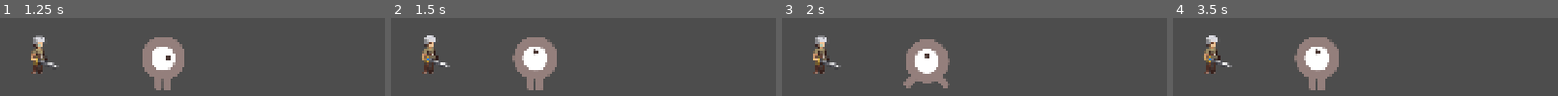
Above: before the commit, frames 1-4 (left to right).
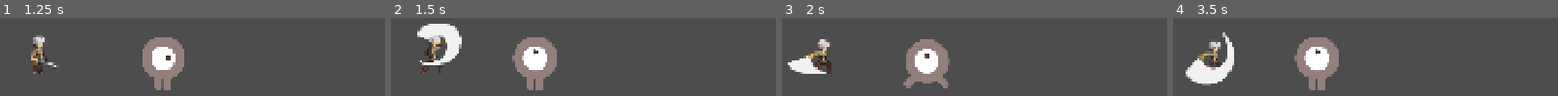
Above: after the commit, the same moments.

Repository: BMB994/AppointedHero
Game: Godot game, scene res://main.tscn
The game is run twice, just before and just after one commit, with the same random seed, the same clock (stepped at 60 frames per second) and the same inputs.
Inputs:
- Up to frame 1 (1.25 s): no input
- Up to frame 2 (1.5 s): no input
- Up to frame 3 (2 s): no input
- Up to frame 4 (3.5 s): no input

Frame 1 is identical in both runs. In frame 2, 4.6% of the frame differs, in the area x 6-19%, y 7-72%; in frame 3, 2.8%; in frame 4, 4.6%.

Commit message:
Made player attack when mob is in front

Diff:
--- a/player.gd
+++ b/player.gd
@@ -58,12 +58,12 @@
 	emit_signal("is_attacking", damage, num_enemies_strike)
 
 
-func _on_area_entered(area: Area2D) -> void:
+func _on_area_2d_area_shape_entered(area_rid: RID, area: Area2D, area_shape_index: int, local_shape_index: int) -> void:
 	$AnimatedSprite2D.animation = "attack"
 	if $AttackTimer.is_stopped():
 		$AttackTimer.start() # Replace with function body.
 
 
-func _on_area_exited(area: Area2D) -> void:
+func _on_area_2d_area_shape_exited(area_rid: RID, area: Area2D, area_shape_index: int, local_shape_index: int) -> void:
 	$AttackTimer.stop()
 	$AnimatedSprite2D.animation = "idle" # Replace with function body.
--- a/player.tscn
+++ b/player.tscn
@@ -104,6 +104,9 @@
 "speed": 10.0
 }]
 
+[sub_resource type="RectangleShape2D" id="RectangleShape2D_i3pqv"]
+size = Vector2(42, 20)
+
 [node name="Player" type="CharacterBody2D" groups=["player"]]
 collision_mask = 3
 script = ExtResource("1_i3pqv")
@@ -121,4 +124,12 @@
 [node name="AttackTimer" type="Timer" parent="."]
 wait_time = 0.872
 
+[node name="Area2D" type="Area2D" parent="."]
+
+[node name="CollisionShape2D" type="CollisionShape2D" parent="Area2D"]
+position = Vector2(109, 47)
+shape = SubResource("RectangleShape2D_i3pqv")
+
 [connection signal="timeout" from="AttackTimer" to="." method="_on_attack_timer_timeout"]
+[connection signal="area_shape_entered" from="Area2D" to="." method="_on_area_2d_area_shape_entered"]
+[connection signal="area_shape_exited" from="Area2D" to="." method="_on_area_2d_area_shape_exited"]
Not shown: 1 places in player.tscn that only renumber resources
